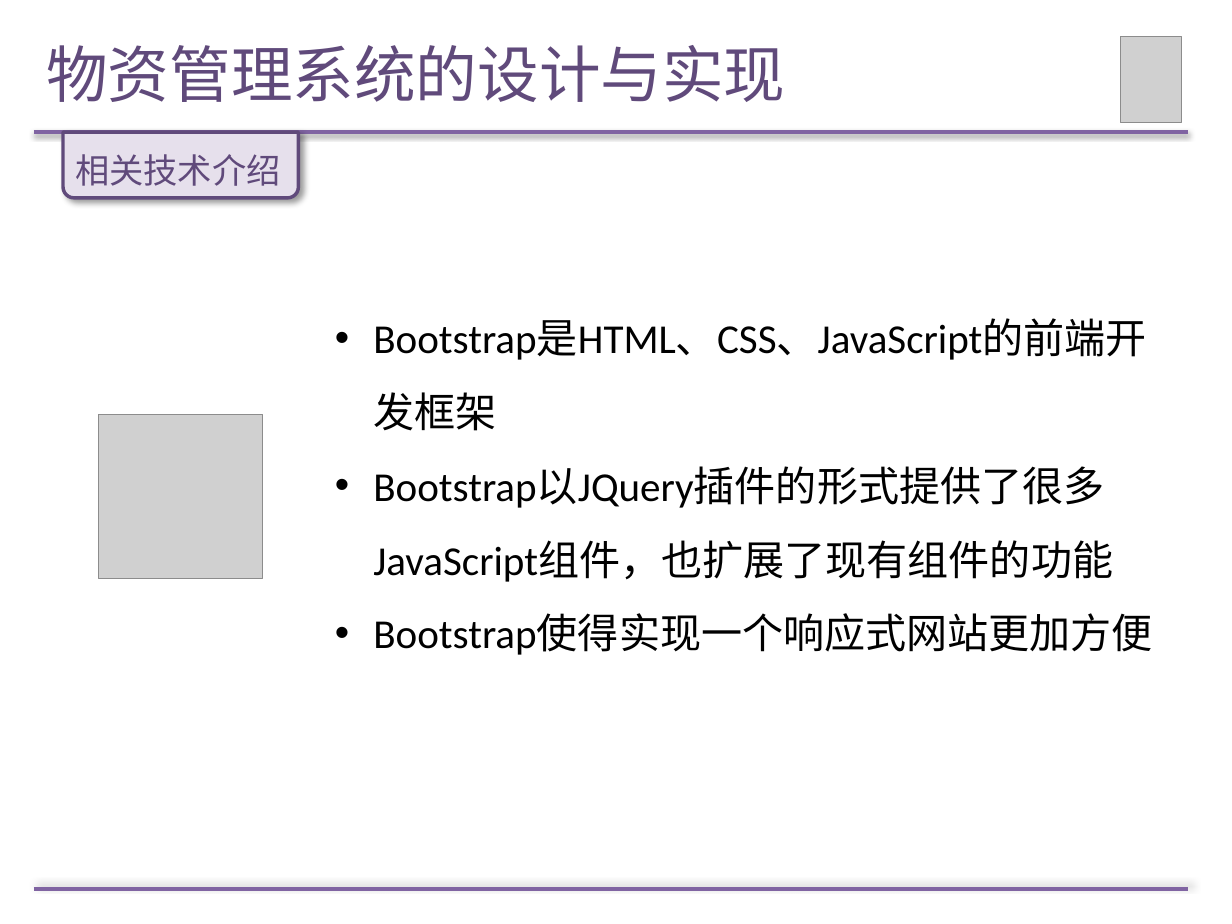
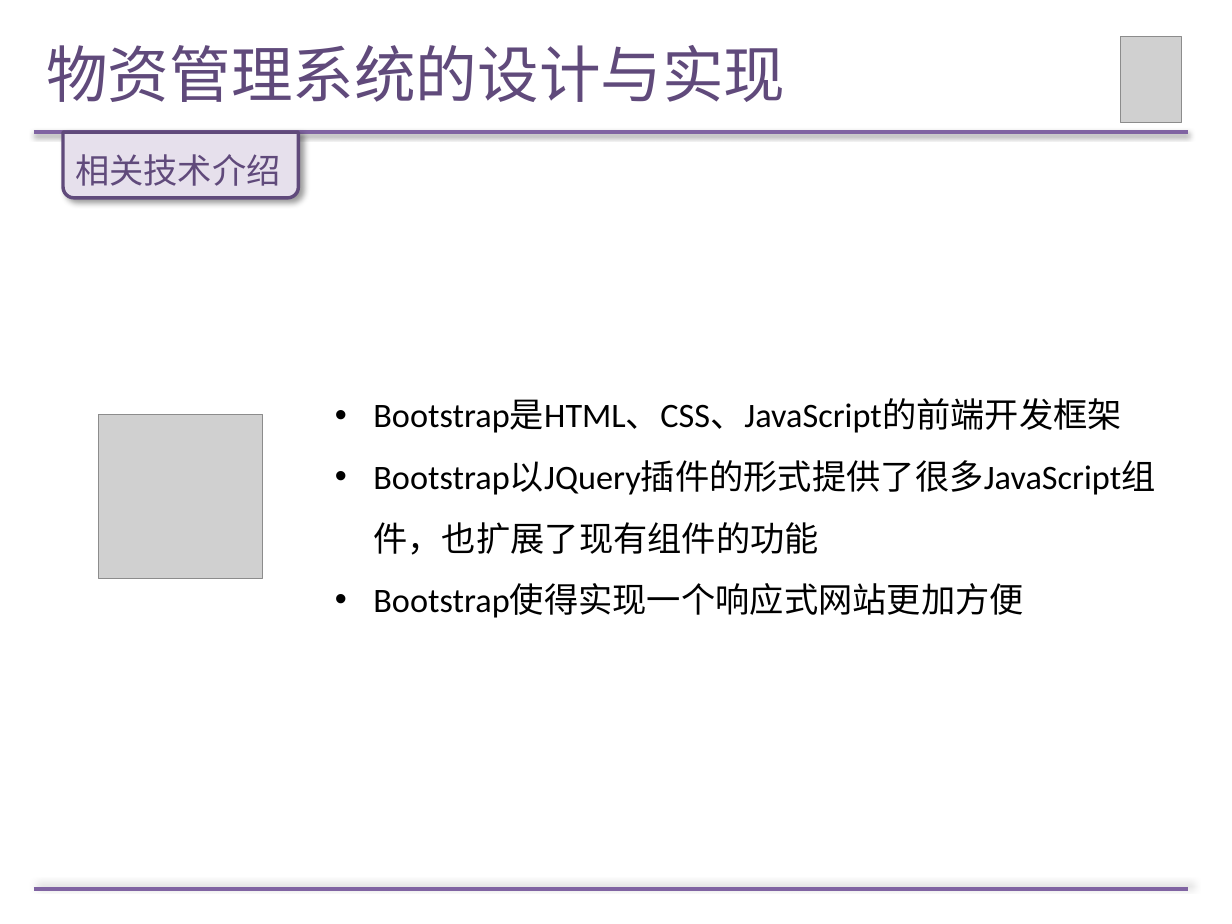
Before and after one commit to Wendy-Wu/LM-paper, a slide deck: slide 6 of 论文答辩PPT.pptx. Drawn at 1232x924 pixels with LibreOffice and Linux fonts; fonts in the diff are those of the drawing; grey boxes stand for pictures. Boxes give left, top, right and bottom in pixels: in the first picture for what was removed or moved away, otherwise in the second. Text is boxed around its words. In the diff, an @@ line names an element or a change of style, - is before the commit and + after.

```diff
--- a/论文答辩PPT.pptx
+++ b/论文答辩PPT.pptx
@@ text "Bootstrap是HTML、CSS、JavaScript的前端开发框架": place and size @@
-text "Bootstrap是HTML、CSS、JavaScript的前端开发框架" at [373, 319, 1153, 655]
+text "Bootstrap是HTML、CSS、JavaScript的前端开发框架" at [373, 399, 1122, 618]
@@ text "Bootstrap是HTML、CSS、JavaScript的前端开发框架" at [373, 399, 1122, 618]: size 24 to 20 pt @@
```
Also in this commit, not shown: 8 other slides changed, 7 slides added.
